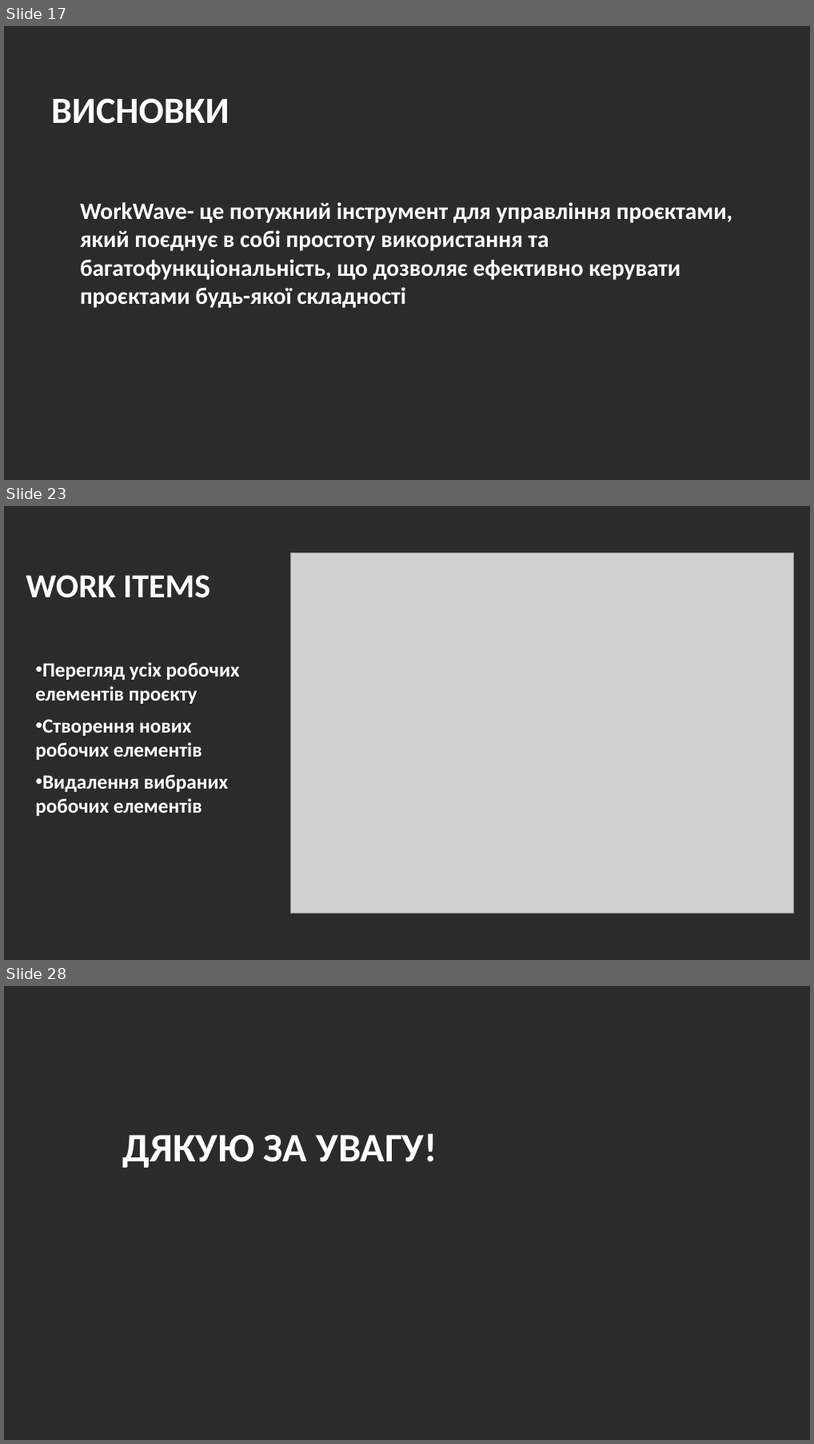
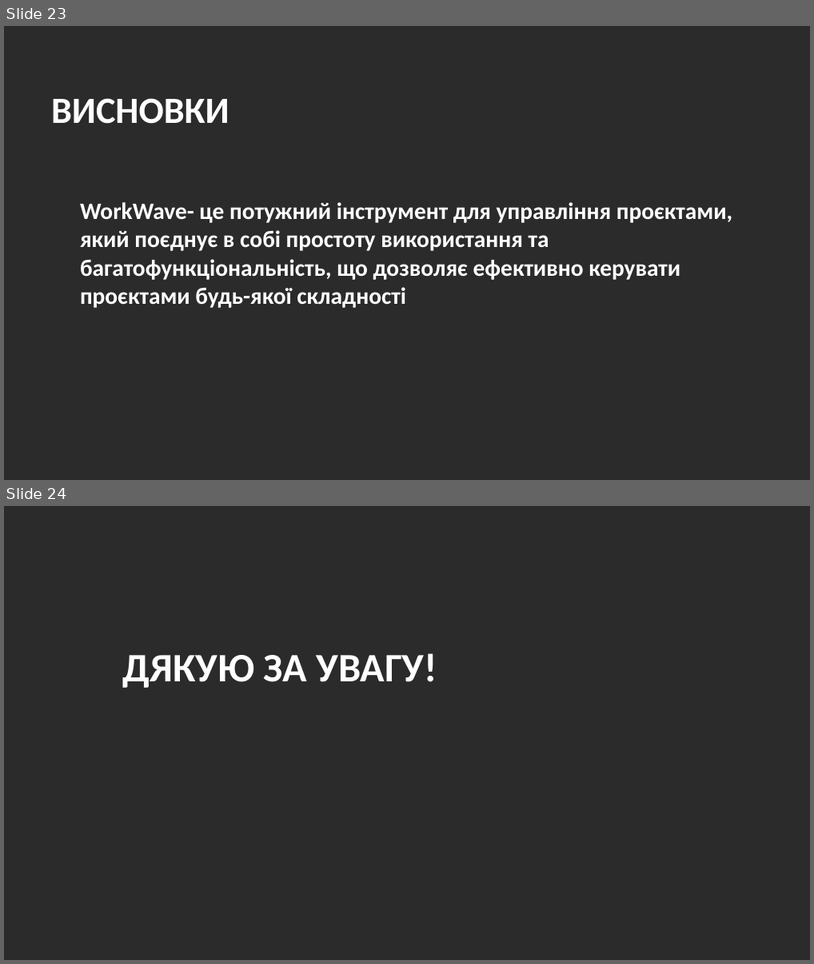
Before and after one commit to andronik-GitHub/WorkWave, a slide deck: Andronik_WorkWave-Presentation.pptx. Shown one above the other, each under a label of ours: slides 17, 23 and 28 before the commit, slides 23 and 24 after it; the slides between them are not shown. The pictures are 814x1444 and 814x964 pixels, drawn with LibreOffice and Linux fonts; fonts in the diff are those of the drawing; grey boxes stand for pictures; background and template pictures are left out; a plain dark background stands for a picture behind light text. Boxes give left, top, right and bottom in pixels: in the first picture for what was removed or moved away, otherwise in the second. Text is boxed around its words. In the diff, an @@ line names an element or a change of style, - is before the commit and + after.

```diff
--- a/Andronik_WorkWave-Presentation.pptx
+++ b/Andronik_WorkWave-Presentation.pptx
@@ slide 23 removed at (4,506,810,960), background picture (left out) @@
@@ picture removed at (290,553,794,913) @@
@@ text removed at (26,575,210,598) @@
-WORK ITEMS
@@ text removed at (35,662,240,816) @@
-• Перегляд усіх робочих елементів проєкту
-• Створення нових робочих елементів
-• Видалення вибраних робочих елементів
@@ what was slide 17 is now slide 23 @@
@@ what was slide 28 is now slide 24 @@
```
Also in this commit, not shown: 11 slides changed, 3 slides added, 6 other slides removed, 4 other files.
